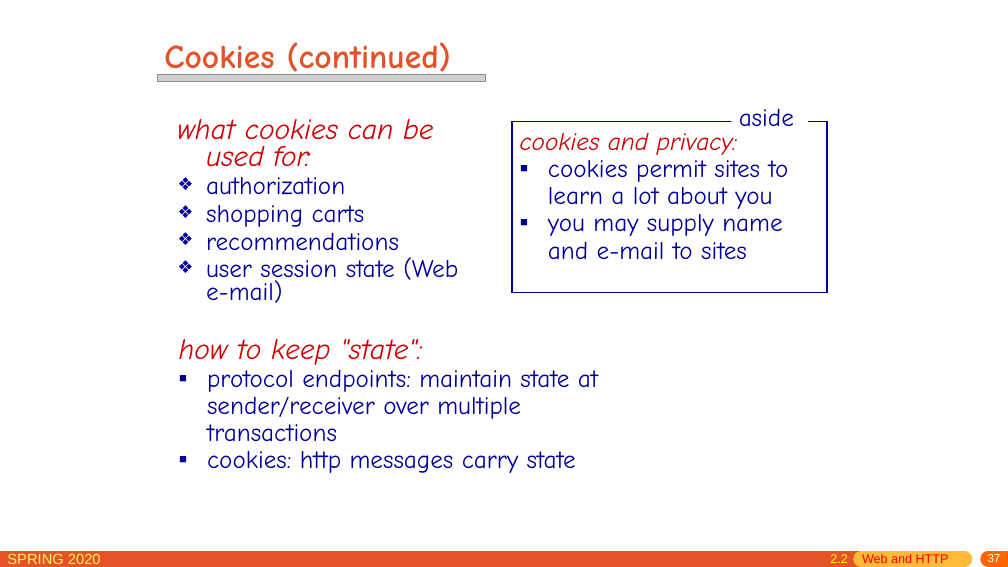
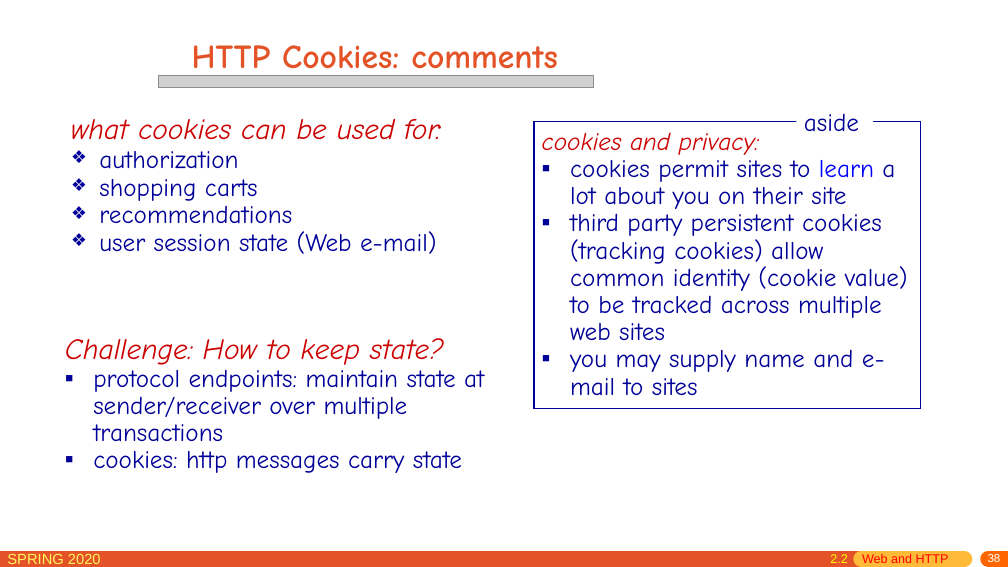
Before and after one commit to network-distributed/presentations, a slide deck: slide 38 of chapter2.pptx (slide 37 before the commit). Drawn at 1008x567 pixels with LibreOffice and Linux fonts; fonts in the diff are those of the drawing; grey boxes stand for pictures. Boxes give left, top, right and bottom in pixels: in the first picture for what was removed or moved away, otherwise in the second. Text is boxed around its words. In the diff, an @@ line names an element or a change of style, - is before the commit and + after.

```diff
--- a/chapter2.pptx
+++ b/chapter2.pptx
@@ title at bbox=[192, 45, 558, 79]: text changed @@
-Cookies (continued)
+HTTP Cookies: comments
@@ picture: place and size @@
-picture at bbox=[157, 74, 485, 81]
+picture at bbox=[159, 75, 594, 88]
@@ text "what cookies can be used ..." rewrapped from bbox=[178, 119, 458, 303] to bbox=[71, 119, 441, 254] @@
@@ text "aside": place and size @@
-text "aside" at bbox=[739, 108, 794, 126]
+text "aside" at bbox=[804, 113, 859, 131]
@@ rectangle "cookies and privacy:": place and size @@
-rectangle "cookies and privacy:" at bbox=[512, 122, 827, 293]
+rectangle "cookies and privacy:" at bbox=[535, 122, 921, 408]
@@ text in rectangle at bbox=[570, 160, 908, 340]: text changed @@
-▪ cookies permit sites to learn a lot about you
+▪ cookies permit sites to learn a lot about you on their site
+▪ third party persistent cookies (tracking cookies) allow common identity (cookie value) to be tracked across multiple web sites
@@ text "Challenge: How to keep state?": place and size @@
-text "Challenge: How to keep state?" at bbox=[179, 339, 598, 473]
+text "Challenge: How to keep state?" at bbox=[65, 338, 484, 473]
@@ text at bbox=[65, 338, 444, 365]: text changed @@
-how to keep "state":
+Challenge: How to keep state?
@@ page number at bbox=[988, 554, 1001, 562]: text changed @@
-37
+38
```
Also in this commit, not shown: 35 other slides changed, 6 slides added, 1 other file.
